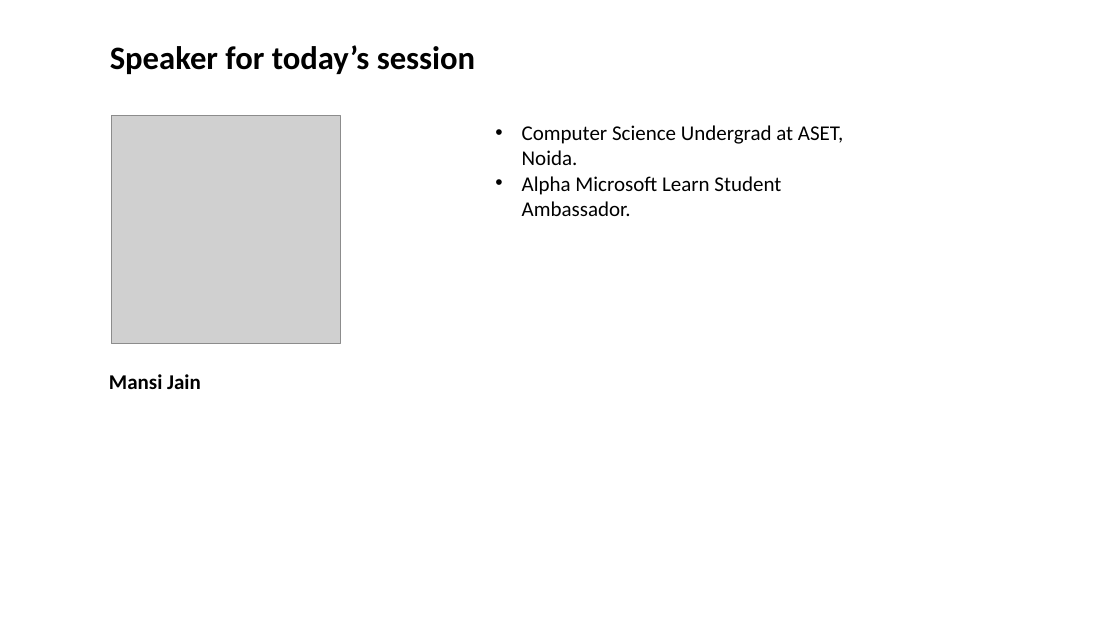
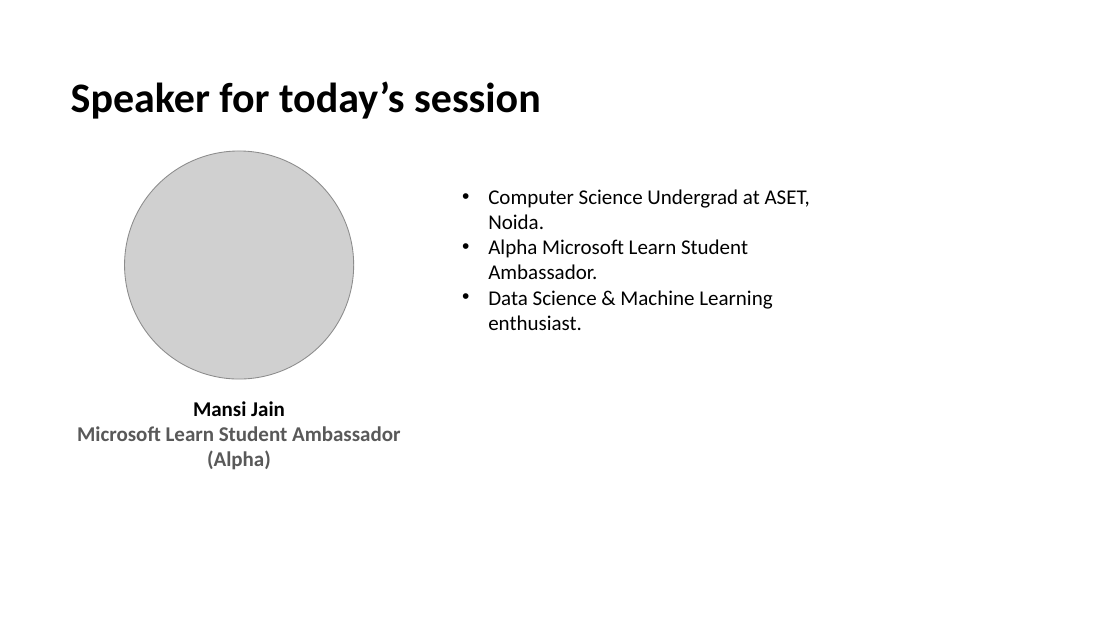
Before and after one commit to mansijain014/HR-Bot, a slide deck: slide 2 of Slide Deck/Conversational AI Build NLU model using LUIS(MLSA).pptx. Drawn at 1120x630 pixels with LibreOffice and Linux fonts; fonts in the diff are those of the drawing; grey boxes stand for pictures; background and template pictures are left out. Boxes give left, top, right and bottom in pixels: in the first picture for what was removed or moved away, otherwise in the second. Text is boxed around its words. In the diff, an @@ line names an element or a change of style, - is before the commit and + after.

```diff
--- a/Slide Deck/Conversational AI Build NLU model using LUIS(MLSA).pptx
+++ b/Slide Deck/Conversational AI Build NLU model using LUIS(MLSA).pptx
@@ text "Speaker for today’s session": place and size @@
-text "Speaker for today’s session" at [110,45,475,74]
+text "Speaker for today’s session" at [71,81,541,119]
@@ text "Speaker for today’s session" at [71,81,541,119]: size 28 to 36 pt @@
@@ picture: place and size @@
-picture at [111,116,340,344]
+picture at [124,151,354,380]
@@ text "Computer Science Undergrad at ASET, ...": place and size @@
-text "Computer Science Undergrad at ASET, ..." at [522,125,843,216]
+text "Computer Science Undergrad at ASET, ..." at [488,189,810,330]
@@ text at [488,290,772,330]: paragraph added @@
+• Data Science & Machine Learning enthusiast.
@@ text "Mansi Jain": place and size @@
-text "Mansi Jain" at [109,374,201,389]
+text "Mansi Jain" at [77,401,400,470]
@@ text at [193,401,285,416]: alignment left to centre @@
@@ text at [77,426,400,470]: paragraph added @@
+Microsoft Learn Student Ambassador (Alpha)
```
Also in this commit, not shown: 6 other slides changed, 2 slides added, 1 slide removed, 4 other files.
